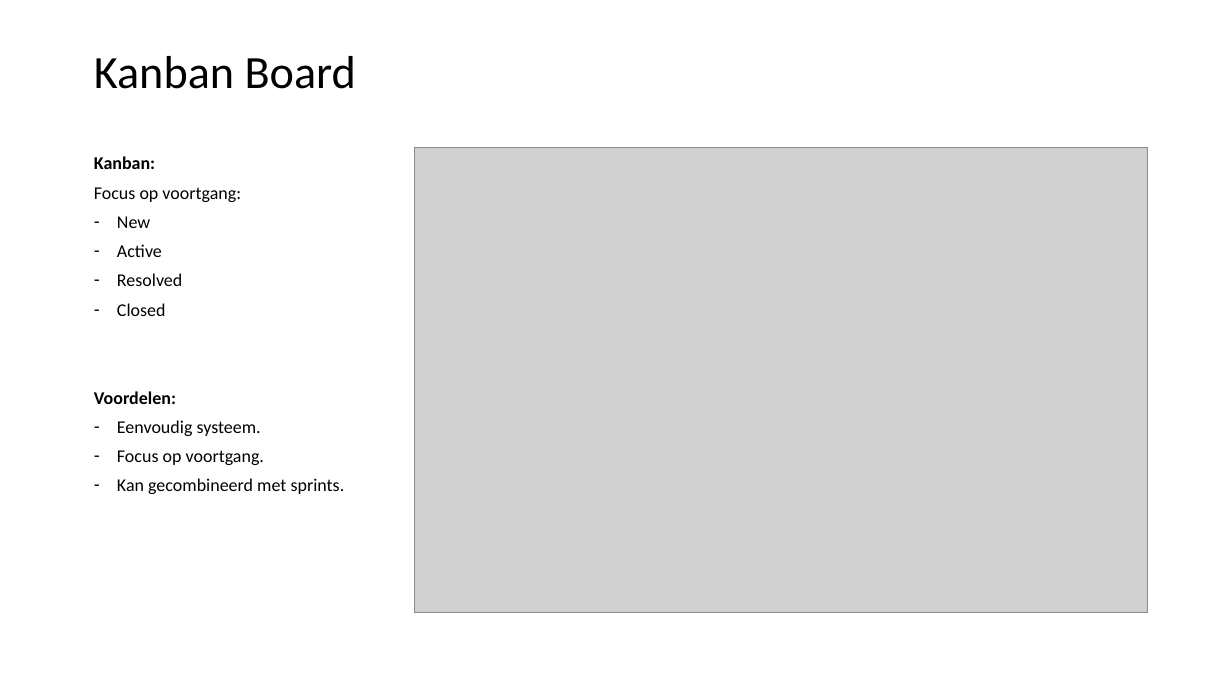
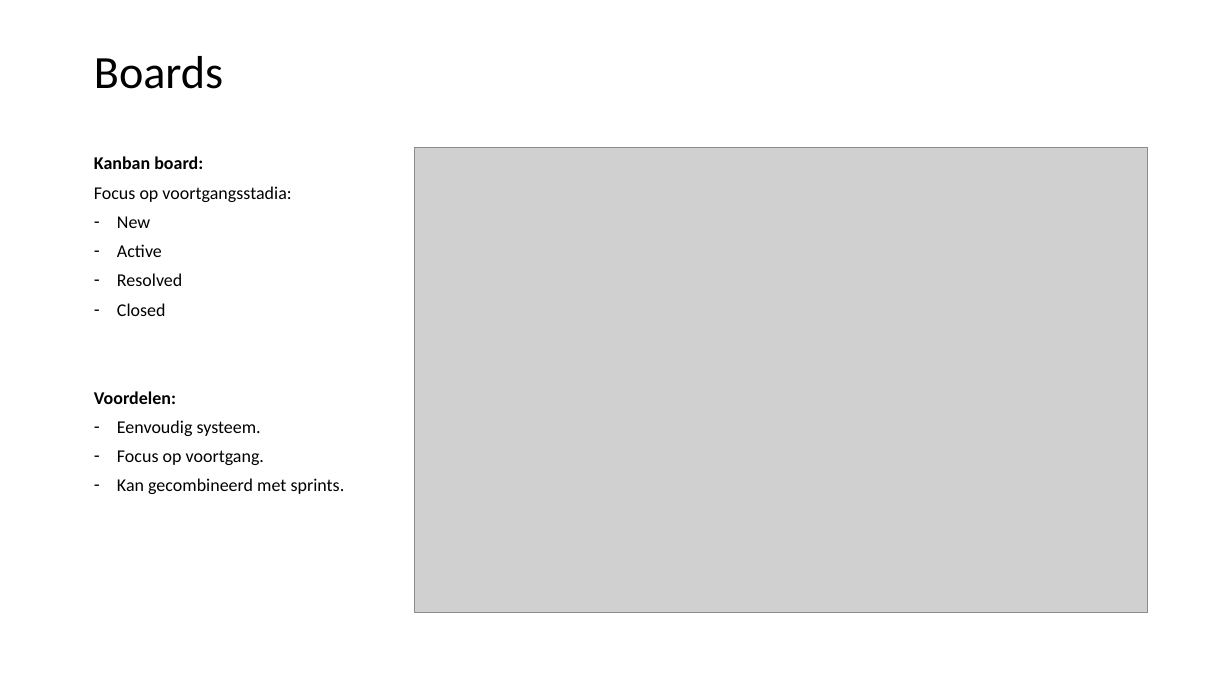
Before and after one commit to LFKoning/knowledge-sharing, a slide deck: slide 61 of git_course/2_collaboration/git_collaboration.pptx. Drawn at 1232x693 pixels with LibreOffice and Linux fonts; fonts in the diff are those of the drawing; grey boxes stand for pictures. Boxes give left, top, right and bottom in pixels: in the first picture for what was removed or moved away, otherwise in the second. Text is boxed around its words. In the diff, an @@ line names an element or a change of style, - is before the commit and + after.

```diff
--- a/git_course/2_collaboration/git_collaboration.pptx
+++ b/git_course/2_collaboration/git_collaboration.pptx
@@ title at <box>94,56,223,89</box>: text changed @@
-Kanban Board
+Boards
@@ text at <box>94,156,291,202</box>: text changed @@
-Kanban:
-Focus op voortgang:
+Kanban board:
+Focus op voortgangsstadia:
```
Also in this commit, not shown: 8 other slides changed, 1 slide added, 1 slide removed, 1 other file.
